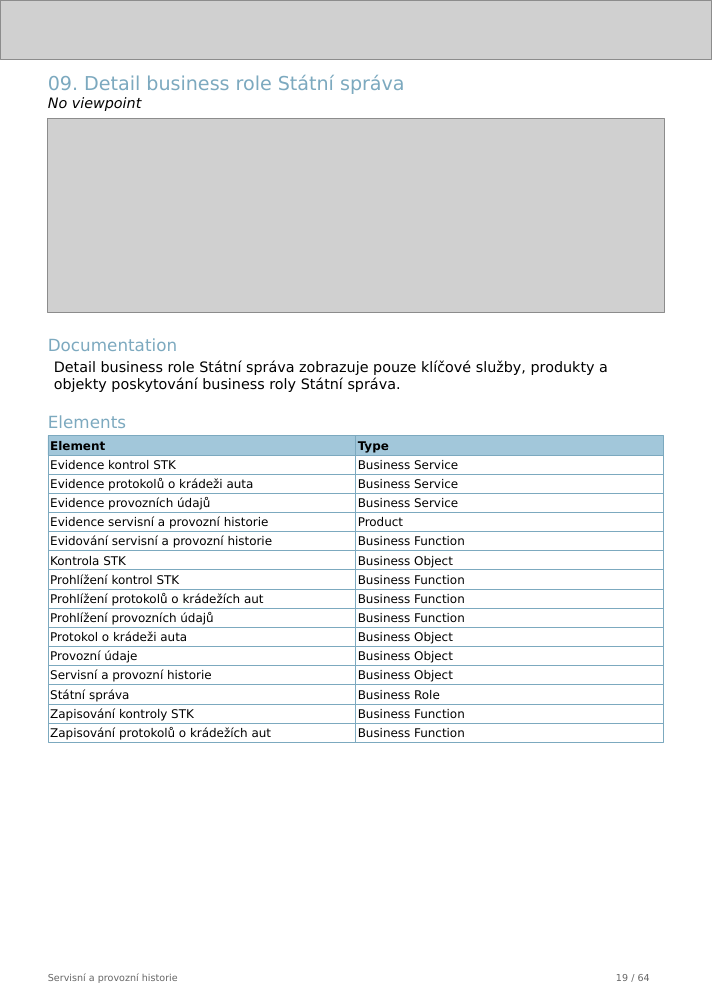
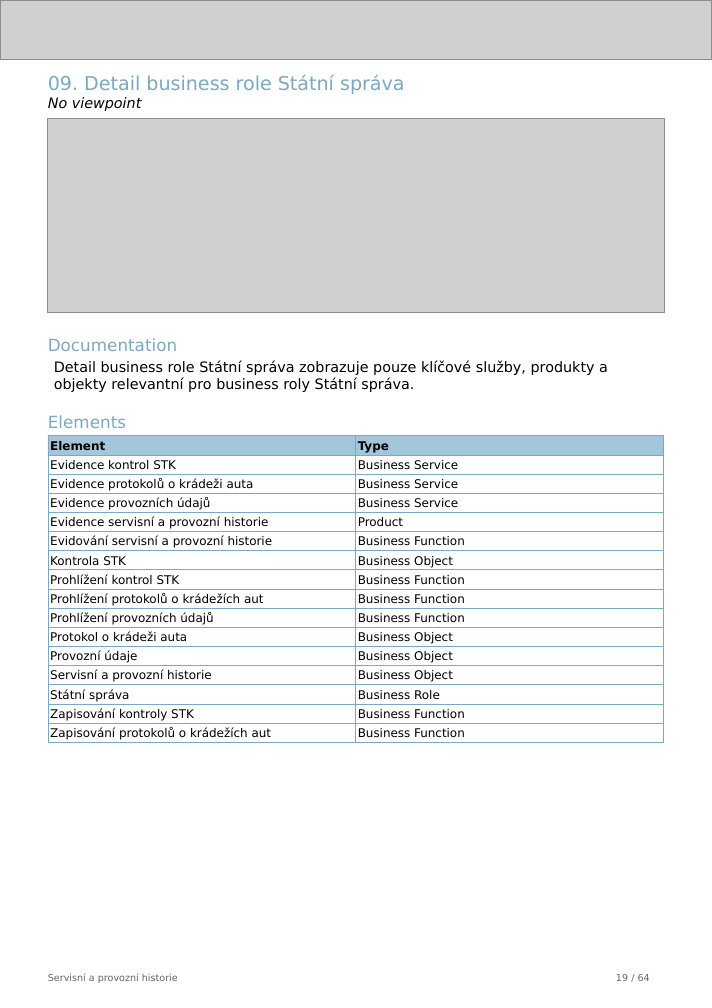
Before and after one commit to friedmannmartin/servisni_a_provozni_historie, a slide deck: slide 19 of report/jasper/servisni_a_provozni_historie.pptx. Drawn at 712x1008 pixels with LibreOffice and Linux fonts; fonts in the diff are those of the drawing; grey boxes stand for pictures. Boxes give left, top, right and bottom in pixels: in the first picture for what was removed or moved away, otherwise in the second. Text is boxed around its words. In the diff, an @@ line names an element or a change of style, - is before the commit and + after.

```diff
--- a/report/jasper/servisni_a_provozni_historie.pptx
+++ b/report/jasper/servisni_a_provozni_historie.pptx
@@ text at [54, 360, 608, 392]: text changed @@
-Detail business role Státní správa zobrazuje pouze klíčové služby, produkty a objekty poskytování business roly Státní správa.
+Detail business role Státní správa zobrazuje pouze klíčové služby, produkty a objekty relevantní pro business roly Státní správa.
```
Also in this commit, not shown: 17 other slides changed, 40 other files.
